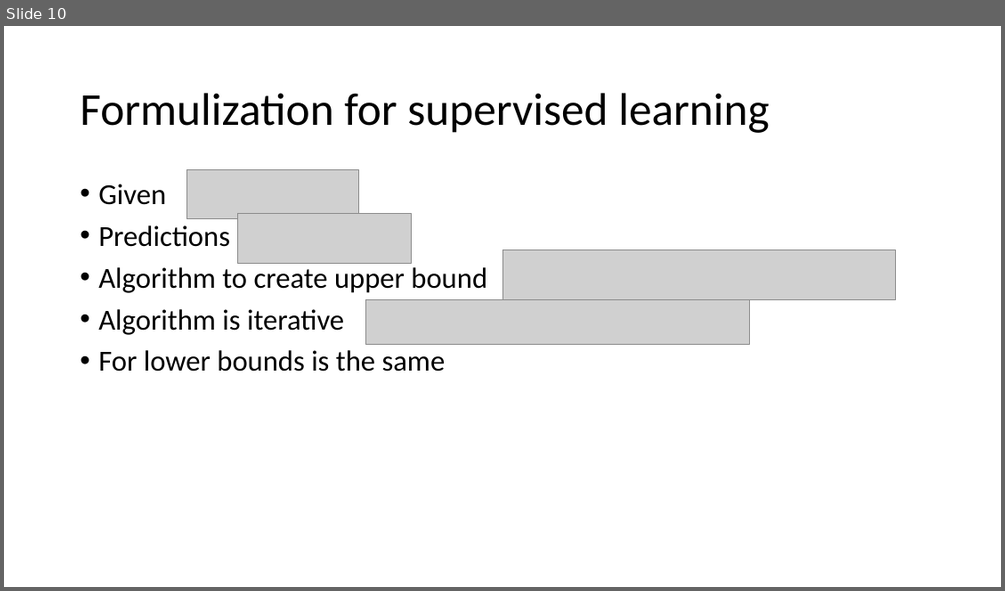
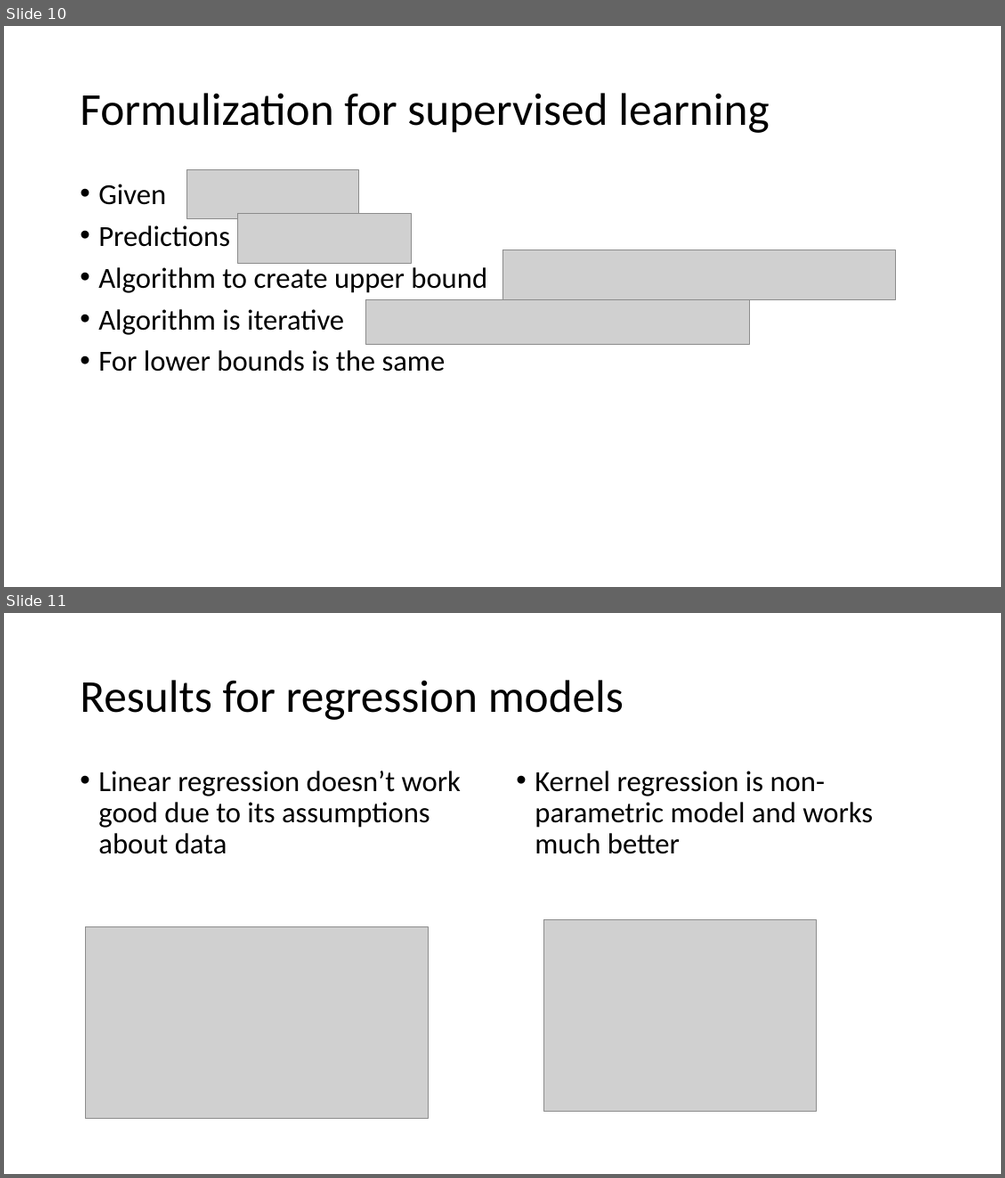
Before and after one commit to NickThe1/kbtu-data-visualization, a slide deck: distrib.pptx. Shown one above the other, each under a label of ours: slide 10 before the commit, slides 10 and 11 after it. The pictures are 1005x591 and 1005x1178 pixels, drawn with LibreOffice and Linux fonts; fonts in the diff are those of the drawing; grey boxes stand for pictures. Boxes give left, top, right and bottom in pixels: in the first picture for what was removed or moved away, otherwise in the second. Text is boxed around its words. In the diff, an @@ line names an element or a change of style, - is before the commit and + after.

```diff
--- a/distrib.pptx
+++ b/distrib.pptx
@@ slide 11 added at box(4, 613, 1001, 1174), background #FFFFFF @@
@@ title added at box(80, 680, 623, 720), 44 pt, text #000000 @@
+Results for regression models
@@ text added at box(98, 771, 461, 854), 28 pt, text #000000 @@
+• Linear regression doesn’t work good due to its assumptions about data
@@ text added at box(534, 771, 873, 854), 28 pt, text #000000 @@
+• Kernel regression is non-parametric model and works much better
@@ picture added at box(86, 927, 428, 1119) @@
@@ picture added at box(544, 919, 817, 1111) @@
```
Also in this commit, not shown: 3 slides changed, 3 other slides added, 4 slides removed, 6 other files.
